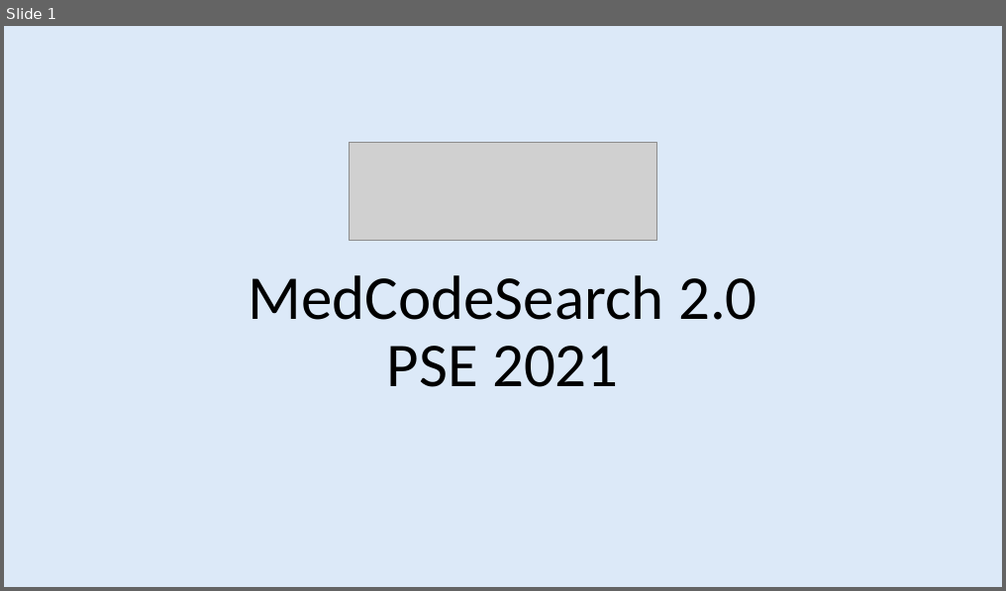
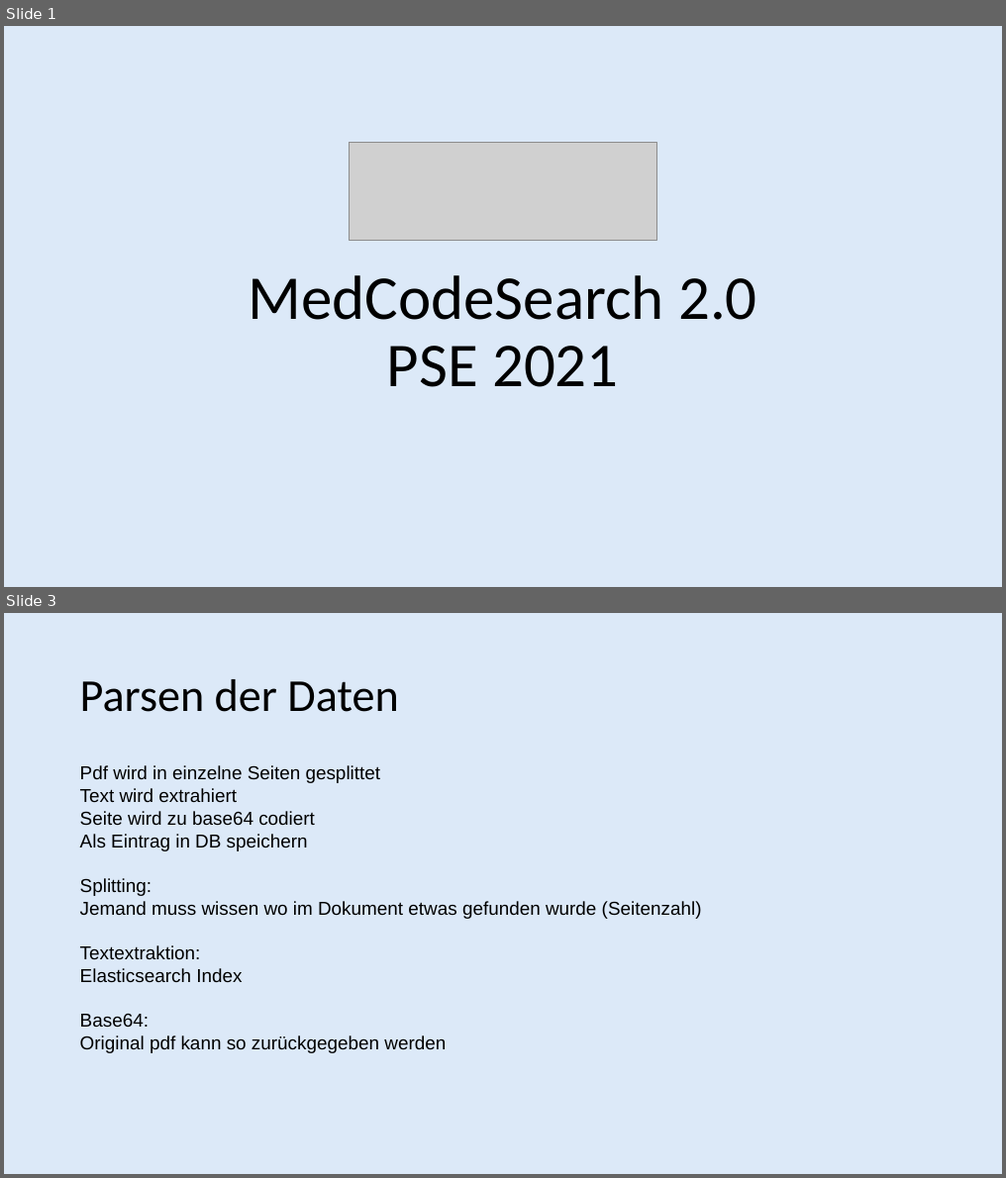
Before and after one commit to TheCodear/PSE-eonum-docrepo, a slide deck: meetings/PräsentationPoc.pptx. Shown one above the other, each under a label of ours: slide 1 before the commit, slides 1 and 3 after it; the slides between them are not shown. The pictures are 1006x591 and 1006x1178 pixels, drawn with LibreOffice and Linux fonts; fonts in the diff are those of the drawing; grey boxes stand for pictures; background and template pictures are left out. Boxes give left, top, right and bottom in pixels: in the first picture for what was removed or moved away, otherwise in the second. Text is boxed around its words. In the diff, an @@ line names an element or a change of style, - is before the commit and + after.

```diff
--- a/meetings/PräsentationPoc.pptx
+++ b/meetings/PräsentationPoc.pptx
@@ slide 3 added at box(4, 613, 1002, 1174), background #FFFFFF; not listed: 1 template element that a slide beside it also shows @@
@@ text added at box(80, 679, 398, 712), 44 pt, text #000000 @@
+Parsen der Daten
@@ text added at box(80, 765, 702, 1054), 18 pt, text #000000 @@
+Pdf wird in einzelne Seiten gesplittet
+Text wird extrahiert
+Seite wird zu base64 codiert
+Als Eintrag in DB speichern
+Splitting:
+Jemand muss wissen wo im Dokument etwas gefunden wurde (Seitenzahl)
+Textextraktion:
+Elasticsearch Index
+Base64:
+Original pdf kann so zurückgegeben werden
```
Also in this commit, not shown: 3 slides changed, 3 other slides added.
